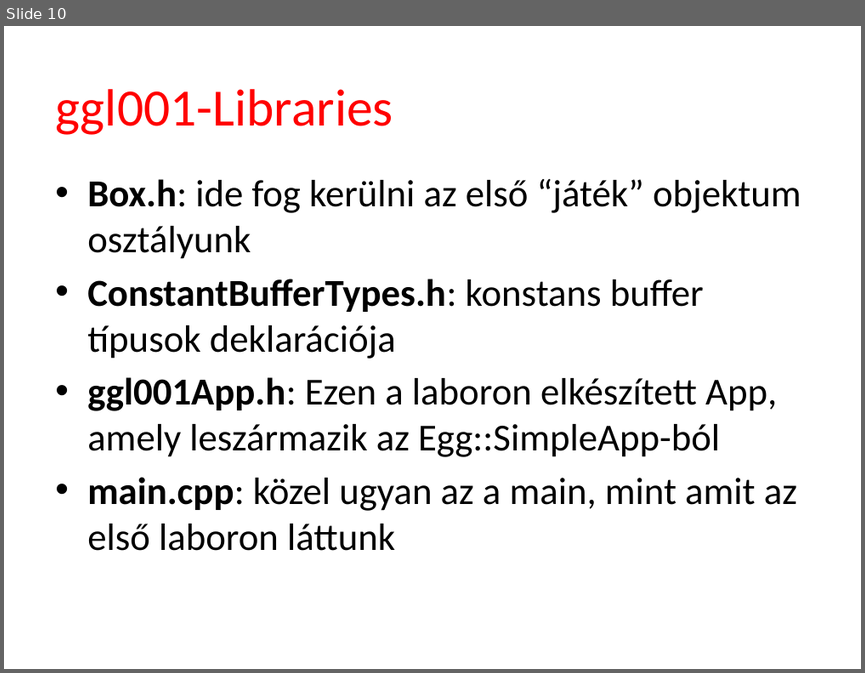
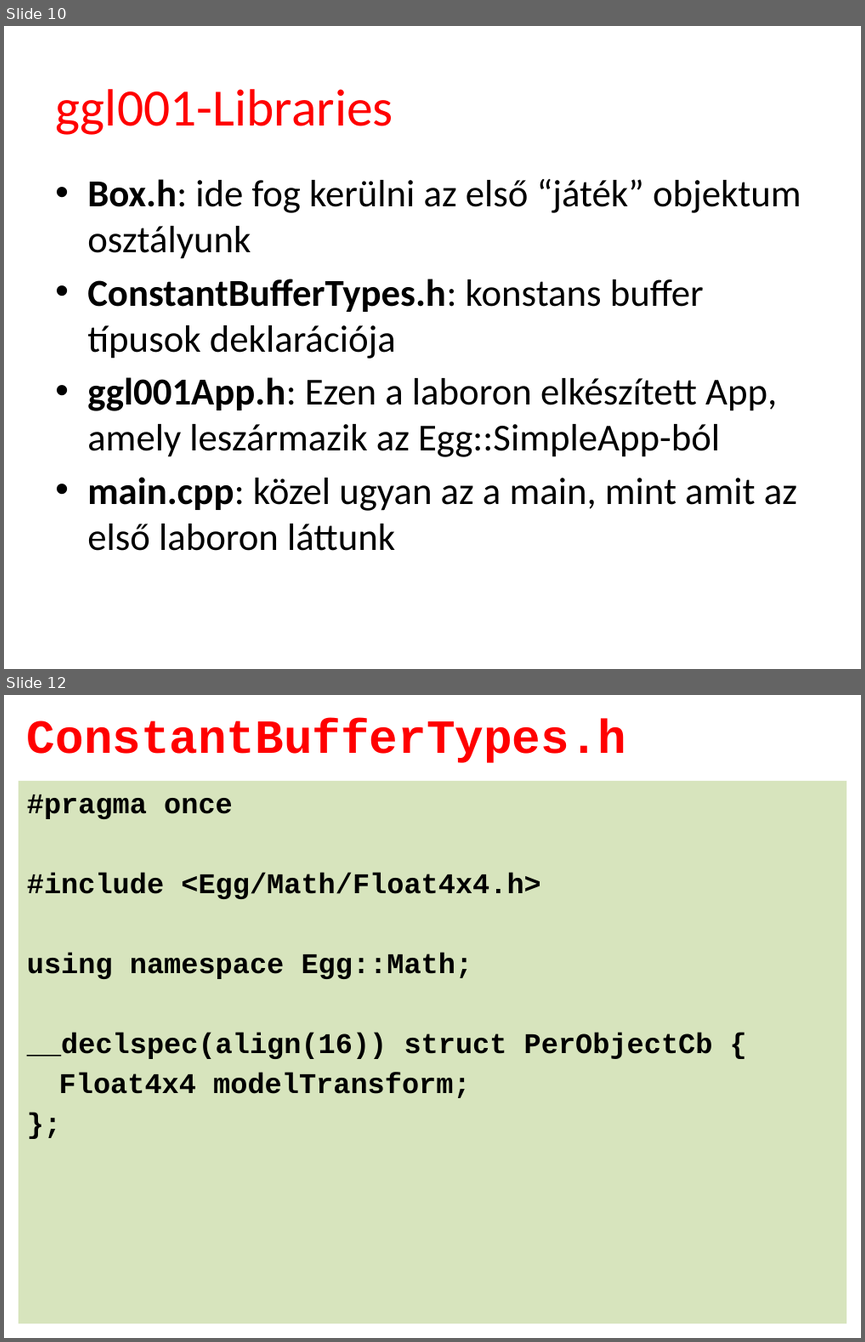
Before and after one commit to tyekx/dx12, a slide deck: Slides/gg001-Libraries.pptx. Shown one above the other, each under a label of ours: slide 10 before the commit, slides 10 and 12 after it; the slides between them are not shown. The pictures are 865x673 and 865x1342 pixels, drawn with LibreOffice and Linux fonts; fonts in the diff are those of the drawing; background and template pictures are left out. Boxes give left, top, right and bottom in pixels: in the first picture for what was removed or moved away, otherwise in the second. Text is boxed around its words. In the diff, an @@ line names an element or a change of style, - is before the commit and + after.

```diff
--- a/Slides/gg001-Libraries.pptx
+++ b/Slides/gg001-Libraries.pptx
@@ slide 12 added at (x1=4, y1=695, x2=861, y2=1338), background #FFFFFF @@
@@ title added at (x1=27, y1=719, x2=626, y2=763), 40 pt, text #FF0000, bold @@
+ConstantBufferTypes.h
@@ text added at (x1=18, y1=781, x2=847, y2=1323), fill #D7E4BD, 24 pt, text #000000, bold @@
+#pragma once
+#include <Egg/Math/Float4x4.h>
+using namespace Egg::Math;
+__declspec(align(16)) struct PerObjectCb {
+Float4x4 modelTransform;
+};
```
Also in this commit, not shown: 2 slides changed, 14 other slides added, 49 other files.
